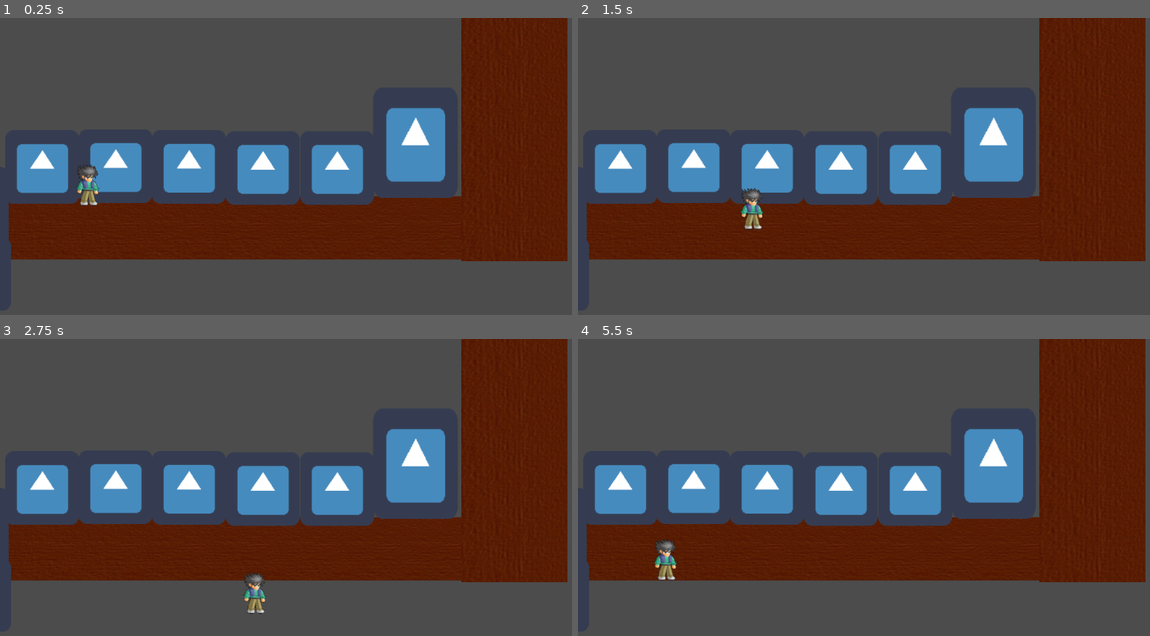
Above: before the commit, frames 1-4 (two rows, left to right).
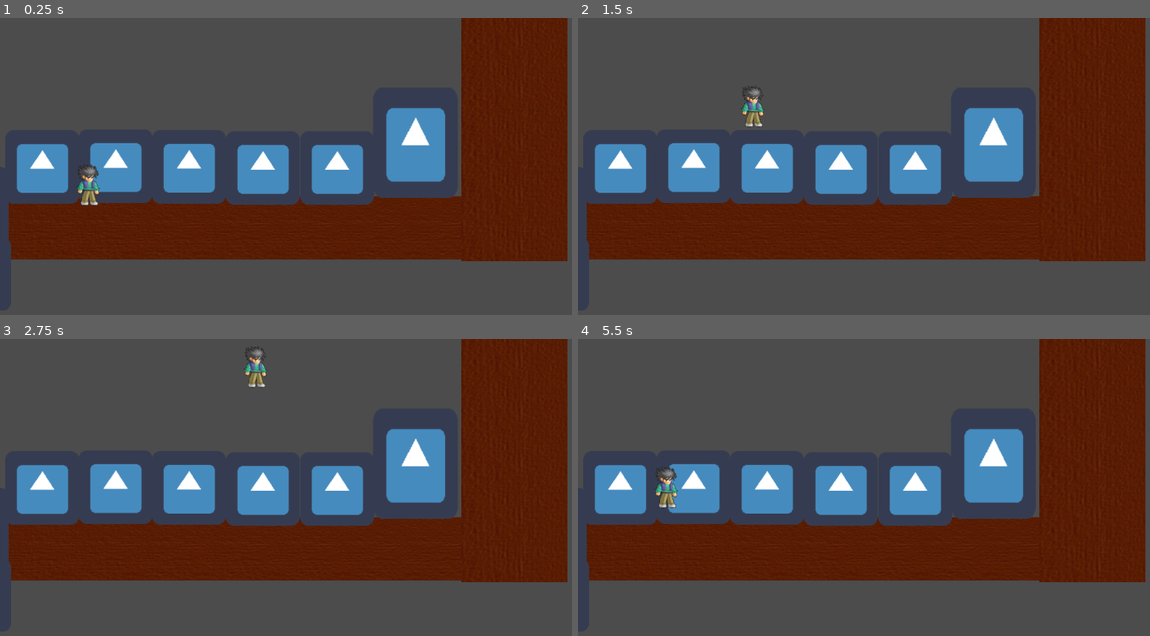
Above: after the commit, the same moments.

Repository: Anatolij-Grigorjev/Godot32dBeatemUpTest
Game: Godot game, scene res://stages/test/test_stage.tscn
The game is run twice, just before and just after one commit, with the same random seed, the same clock (stepped at 60 frames per second) and the same inputs. The project has no main scene, so this scene is started directly. The engine's default icon, where the game draws it, is replaced by a stand-in: a white triangle on a blue panel in a dark square.
Inputs:
- Up to frame 1 (0.25 s): no input
- Up to frame 2 (1.5 s): tap Enter at 0.5 s; hold D (move_right) 0.53-1.28 s; tap Space (jump, bound only after the commit) at 0.6, 0.77, 1.07, 1.35 s; hold S (move_down) from 1.28 s (still down)
- Up to frame 3 (2.75 s): tap Space (jump, bound only after the commit) at 1.52, 1.82, 2.1 s; release S (move_down) at 2.03 s; hold D (move_right) from 2.03 s (still down)
- Up to frame 4 (5.5 s): release D (move_right) at 2.78 s; hold W (move_up) 2.78-3.53 s; tap Space (jump, bound only after the commit) at 2.85, 3.02, 3.32, 3.6, 3.77, 4.07, 4.35, 4.52, 4.82, 5.1 s; hold A (move_left) 3.53-5.03 s; hold S (move_down) from 5.03 s (still down)

The runs differ from the first frame. In frame 1, 0.1% of the frame differs, in the area x 13-18%, y 49-64%; in frame 2, 0.7%; in frame 3, 0.6%; in frame 4, 0.8%, in the area x 13-18%, y 42-82%.

Commit message:
trying jump with physics lauyers

Diff:
--- a/game/characters/char_move.gd
+++ b/game/characters/char_move.gd
@@ -1,21 +1,48 @@
 extends KinematicBody2D
 
 export (int) var speed = 200
+export (int) var PEAK_JUMP_HEIGHT = 250
+export (int) var JUMP_STRENGTH = -200
+
+var is_jumping = false
+var is_ascending = false
+var last_jump_y = 0
+
+var GRAVITY = 98
 
 var velocity = Vector2()
 
 func get_input():
-    velocity = Vector2()
-    if Input.is_action_pressed('move_right'):
-        velocity.x += 1
-    if Input.is_action_pressed('move_left'):
-        velocity.x -= 1
-    if Input.is_action_pressed('move_down'):
-        velocity.y += 1
-    if Input.is_action_pressed('move_up'):
-        velocity.y -= 1
-    velocity = velocity.normalized() * speed
+	velocity = Vector2()
+	if Input.is_action_pressed('move_right'):
+		velocity.x += 1
+	if Input.is_action_pressed('move_left'):
+		velocity.x -= 1
+	if Input.is_action_pressed('move_down'):
+		velocity.y += 1
+	if Input.is_action_pressed('move_up'):
+		velocity.y -= 1
+	velocity = velocity.normalized() * speed
+
+	if (is_jumping):
+		#finish jump
+		if (position.y >= last_jump_y):
+			is_jumping = false
+			set_collision_layer_bit(2, true)
+		else:
+			velocity.y += JUMP_STRENGTH if is_ascending else GRAVITY
+			if (last_jump_y - position.y >= PEAK_JUMP_HEIGHT):
+				is_ascending = false
+
+	else:
+		if (Input.is_action_just_pressed('jump')):
+			velocity.y += JUMP_STRENGTH
+			is_jumping = true
+			is_ascending = true
+			set_collision_layer_bit(2, false)
+			last_jump_y = position.y
+
 
 func _physics_process(delta):
-    get_input()
-    move_and_slide(velocity)
+	get_input()
+	move_and_slide(velocity)
--- a/game/characters/dennis/dennis.tscn
+++ b/game/characters/dennis/dennis.tscn
@@ -13,12 +13,14 @@
 
 position = Vector2( 400, 400 )
 input_pickable = false
-collision_layer = 1
+collision_layer = 5
 collision_mask = 1
 collision/safe_margin = 0.08
 script = ExtResource( 1 )
 _sections_unfolded = [ "Collision", "Transform", "Z Index", "collision" ]
 speed = 200
+PEAK_JUMP_HEIGHT = 250
+JUMP_STRENGTH = -200
 
 [node name="sprite" type="Sprite" parent="." index="0"]
 
--- a/game/project.godot
+++ b/game/project.godot
@@ -27,6 +27,8 @@
  ]
 move_up=[ Object(InputEventKey,"resource_local_to_scene":false,"resource_name":"","device":0,"alt":false,"shift":false,"control":false,"meta":false,"command":false,"pressed":false,"scancode":87,"unicode":0,"echo":false,"script":null)
  ]
+jump=[ Object(InputEventKey,"resource_local_to_scene":false,"resource_name":"","device":0,"alt":false,"shift":false,"control":false,"meta":false,"command":false,"pressed":false,"scancode":32,"unicode":0,"echo":false,"script":null)
+ ]
 
 [layer_names]
 
--- a/game/stages/test/test_stage.tscn
+++ b/game/stages/test/test_stage.tscn
@@ -86,4 +86,6 @@
 
 [node name="dennis" parent="." index="11" instance=ExtResource( 5 )]
 
-position = Vector2( 143.258, 8.87149 )
+position = Vector2( 145, 10 )
+PEAK_JUMP_HEIGHT = 250
+JUMP_STRENGTH = -200
--- a/game/stages/test/test_wall_block.tscn
+++ b/game/stages/test/test_wall_block.tscn
@@ -10,8 +10,8 @@
 [node name="block" type="StaticBody2D"]
 
 input_pickable = false
-collision_layer = 1
-collision_mask = 1
+collision_layer = 4
+collision_mask = 4
 constant_linear_velocity = Vector2( 0, 0 )
 constant_angular_velocity = 0.0
 friction = 1.0
